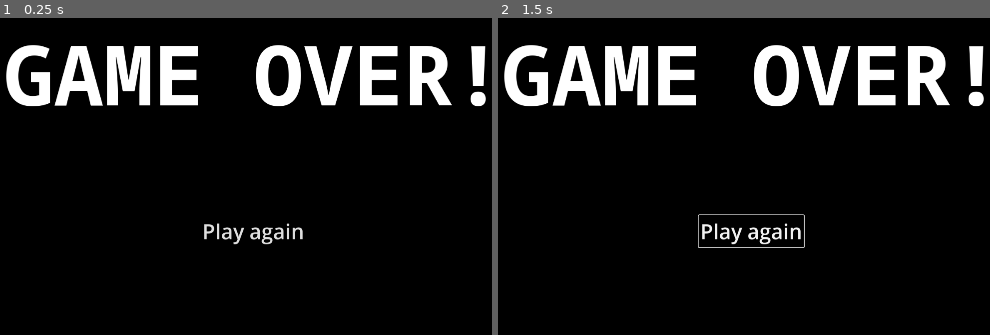
Above: before the commit, frames 1-2 (left to right).
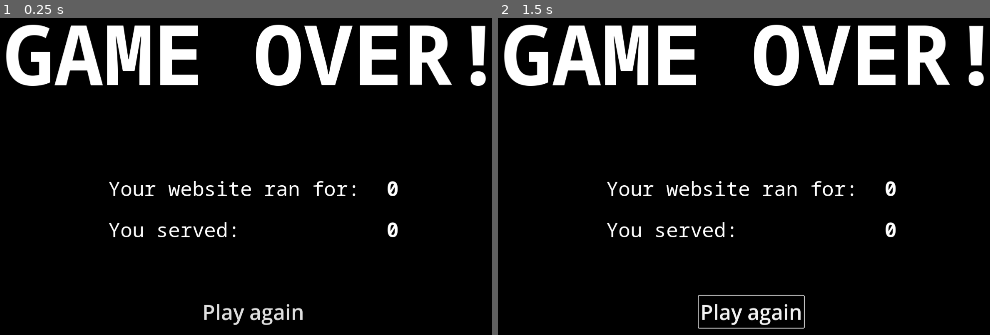
Above: after the commit, the same moments.

Repository: maroun-baydoun/will-it-scale
Game: Godot game, scene res://gui/game-over.tscn
The game is run twice, just before and just after one commit, with the same random seed, the same clock (stepped at 60 frames per second) and the same inputs. This scene is started directly instead of the project's main scene.
Inputs:
- Up to frame 1 (0.25 s): no input
- Up to frame 2 (1.5 s): click "Play again" at 0.5 s; click "Play again" at 1.25 s

The runs differ from the first frame. In frame 1, 12% of the frame differs, in the area x 1-99%, y 1-97%; in frame 2, 13%, in the area x 1-99%, y 1-99%.

Commit message:
Show days and sessions on game over

Diff:
--- a/gui/game-over.tscn
+++ b/gui/game-over.tscn
@@ -1,7 +1,8 @@
-[gd_scene load_steps=4 format=3 uid="uid://dhevtkuxewwts"]
+[gd_scene load_steps=5 format=3 uid="uid://dhevtkuxewwts"]
 
 [ext_resource type="Script" path="res://scripts/game-over.gd" id="1_60at0"]
 [ext_resource type="FontFile" uid="uid://cp55nkphtgax0" path="res://assets/fonts/NotoSansMono-Bold.ttf" id="1_v2voq"]
+[ext_resource type="FontFile" uid="uid://cwxxvels6k7tt" path="res://assets/fonts/NotoSansMono-Regular.ttf" id="3_6bumj"]
 
 [sub_resource type="StyleBoxFlat" id="StyleBoxFlat_8gdq2"]
 content_margin_left = 32.0
@@ -33,11 +34,55 @@
 text = "GAME OVER!"
 horizontal_alignment = 1
 
+[node name="VBoxContainer" type="VBoxContainer" parent="VBoxContainer"]
+layout_mode = 2
+size_flags_horizontal = 4
+size_flags_vertical = 3
+size_flags_stretch_ratio = 2.0
+theme_override_constants/separation = 32
+
+[node name="HBoxContainer" type="HBoxContainer" parent="VBoxContainer/VBoxContainer"]
+layout_mode = 2
+theme_override_constants/separation = 64
+
+[node name="Label" type="Label" parent="VBoxContainer/VBoxContainer/HBoxContainer"]
+layout_mode = 2
+theme_override_fonts/font = ExtResource("3_6bumj")
+theme_override_font_sizes/font_size = 48
+text = "Your website ran for:"
+
+[node name="DaysLabel" type="Label" parent="VBoxContainer/VBoxContainer/HBoxContainer"]
+unique_name_in_owner = true
+layout_mode = 2
+size_flags_horizontal = 10
+theme_override_fonts/font = ExtResource("1_v2voq")
+theme_override_font_sizes/font_size = 48
+text = "0
+"
+
+[node name="HBoxContainer2" type="HBoxContainer" parent="VBoxContainer/VBoxContainer"]
+layout_mode = 2
+theme_override_constants/separation = 64
+
+[node name="Label" type="Label" parent="VBoxContainer/VBoxContainer/HBoxContainer2"]
+layout_mode = 2
+theme_override_fonts/font = ExtResource("3_6bumj")
+theme_override_font_sizes/font_size = 48
+text = "You served:"
+
+[node name="SessionsLabel" type="Label" parent="VBoxContainer/VBoxContainer/HBoxContainer2"]
+unique_name_in_owner = true
+layout_mode = 2
+size_flags_horizontal = 10
+theme_override_fonts/font = ExtResource("1_v2voq")
+theme_override_font_sizes/font_size = 48
+text = "0
+"
+
 [node name="PlayAgainButton" type="Button" parent="VBoxContainer"]
 layout_mode = 2
 size_flags_horizontal = 4
 size_flags_vertical = 2
-size_flags_stretch_ratio = 2.0
 theme_override_constants/outline_size = 0
 theme_override_font_sizes/font_size = 50
 text = "Play again"
--- a/scripts/game-over.gd
+++ b/scripts/game-over.gd
@@ -2,6 +2,14 @@
 
 signal play_again_pressed
 
+var served_days: int = 0:
+	set(days):
+		%DaysLabel.text = "%s Days" % [days]
+
+var served_sessions: int = 0:
+	set(sessions):
+		%SessionsLabel.text = "%s Sessions" % [sessions]
+
 
 func _on_play_again_button_pressed() -> void:
 	play_again_pressed.emit()
--- a/scripts/main.gd
+++ b/scripts/main.gd
@@ -74,6 +74,8 @@
 	var game_over_instance := game_over_scene.instantiate()
 	game_over_instance.modulate.a = 0
 	gui_layer.add_child(game_over_instance)
+	game_over_instance.served_days = date_time_manager.current_day
+	game_over_instance.served_sessions = traffic_manager.total_sessions
 	game_over_instance.play_again_pressed.connect(func(): _play_again())
 	return get_tree().create_tween().tween_property(game_over_instance, "modulate:a", 1.0, 2).finished
 
--- a/scripts/managers/traffic-manager.gd
+++ b/scripts/managers/traffic-manager.gd
@@ -4,6 +4,7 @@
 var random_number_generator := RandomNumberGenerator.new()
 
 var current_sessions := 0
+var total_sessions := 0
 var current_load := 0.0
 var session_computing_cost := 1.0
 var served_sessions := 0
@@ -17,6 +18,7 @@
 	handleable_load = computing_power
 	previous_sessions = current_sessions
 	current_sessions = _generate_sessions(day)
+	total_sessions += current_sessions
 
 	current_load = current_sessions * session_computing_cost
 
@@ -27,7 +29,6 @@
 func _generate_sessions(day: int) -> int:
 	var day_growth := pow(1.01, day)
 	var load_decay :=  log(handleable_load / 300)
-
 
 	var rand_lower_range := -day_growth * 0.5 / maxf(load_decay, 1.0)
 	var rand_upper_range := day_growth * 1.1 / maxf(load_decay, 1.0)
